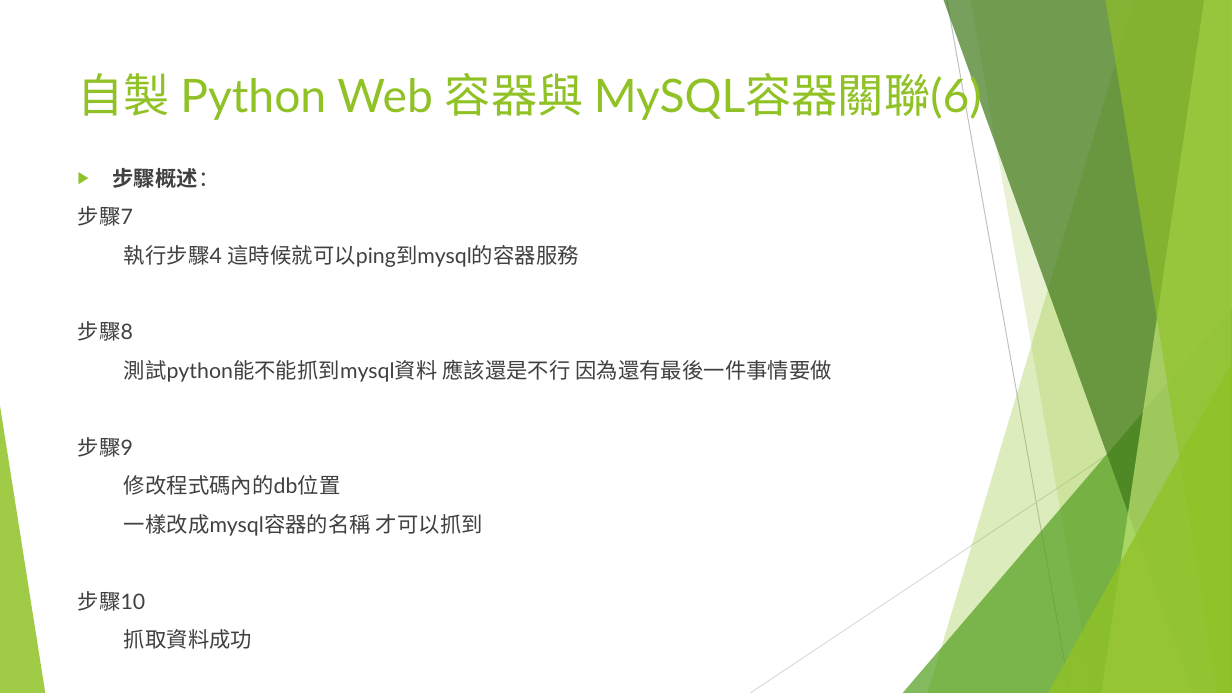
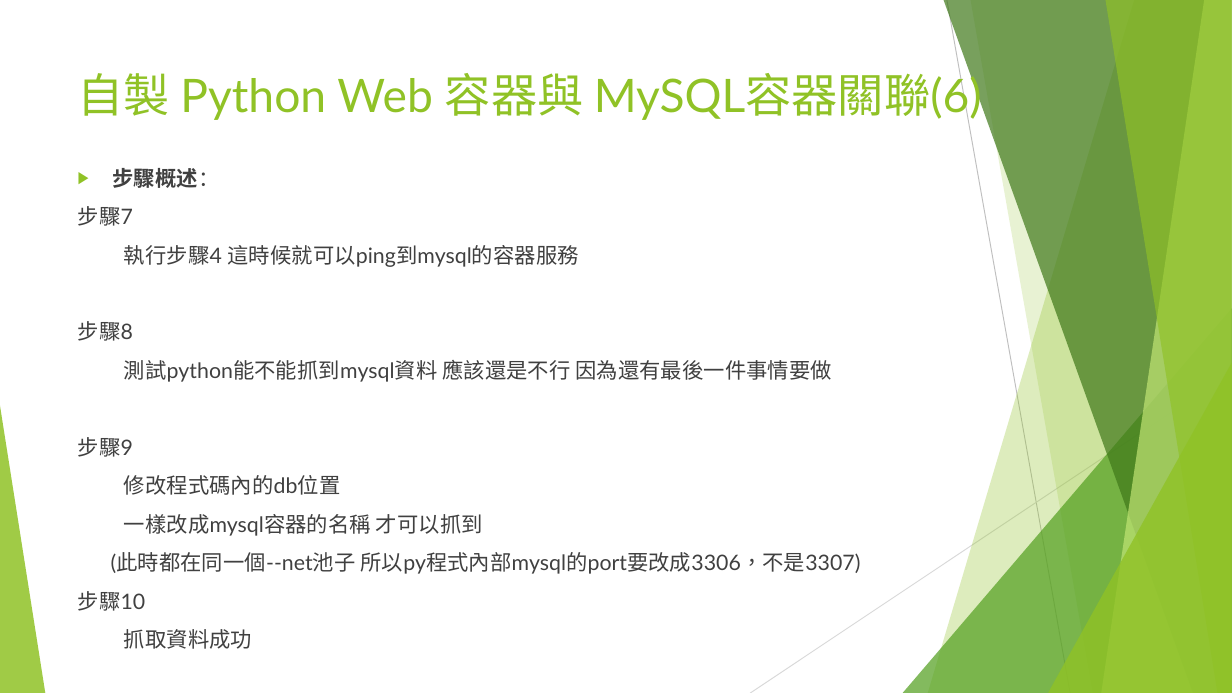
Before and after one commit to coolyuoo/Docker.Class3, a slide deck: slide 29 of 單元3.Dockerfile 解析.pptx. Drawn at 1232x693 pixels with LibreOffice and Linux fonts; fonts in the diff are those of the drawing. Boxes give left, top, right and bottom in pixels: in the first picture for what was removed or moved away, otherwise in the second. Text is boxed around its words. In the diff, an @@ line names an element or a change of style, - is before the commit and + after.

Commit message:
777

```diff
--- a/單元3.Dockerfile 解析.pptx
+++ b/單元3.Dockerfile 解析.pptx
@@ text at (111,552,860,574): paragraph added @@
+(此時都在同一個--net池子 所以py程式內部mysql的port要改成3306，不是3307)
```
Also in this commit, not shown: 2 other slides changed.
